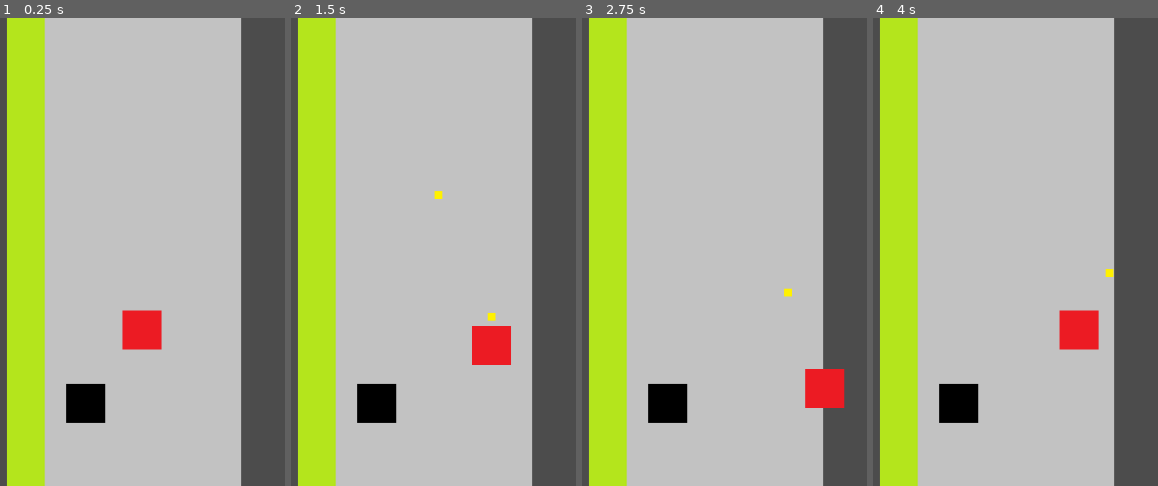
Above: before the commit, frames 1-4 (left to right).
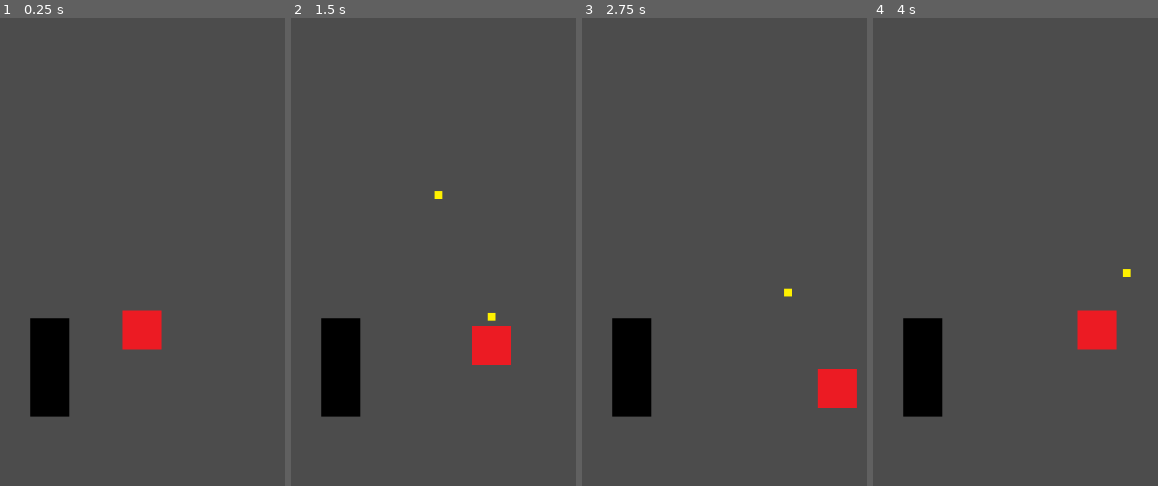
Above: after the commit, the same moments.

Repository: jschnei/ld42
Game: Godot game, scene res://Game.tscn
Same seed, same stepped clock (60 frames per second), same inputs: the game is played once before the commit and once after it. The project has no main scene, so this scene is started directly.
Inputs (mouse positions are in pixels of both pictures, inside the frame that each line leads up to):
- Up to frame 1 (0.25 s): no input
- Up to frame 2 (1.5 s): tap Enter at 0.5 s; move the mouse to (outside the picture) at 0.52 s; hold Right (ui_right) 0.53-1.28 s; tap Space (shoot) at 0.6, 1.35 s; click (outside the picture) at 0.67 s; move the mouse to (outside the picture) at 1.27 s; hold Down (ui_down) from 1.28 s (still down); click (outside the picture) at 1.42 s
- Up to frame 3 (2.75 s): move the mouse to (804, 149) at 2.02 s; release Down (ui_down) at 2.03 s; hold Right (ui_right) from 2.03 s (still down); tap Space (shoot) at 2.1 s; click (804, 149) at 2.17 s
- Up to frame 4 (4 s): move the mouse to (975, 345) at 2.77 s; release Right (ui_right) at 2.78 s; hold Up (ui_up) 2.78-3.53 s; tap Space (shoot) at 2.85, 3.6 s; click (975, 345) at 2.92 s; move the mouse to (outside the picture) at 3.52 s; hold Left (ui_left) from 3.53 s (still down); click (outside the picture) at 3.67 s

The runs differ from the first frame. In frame 1, 81% of the frame differs, in the area x 2-85%, y 0-100%; in frame 2, 81%; in frame 3, 82%, in the area x 2-97%, y 0-100%; in frame 4, 82%.

Commit message:
add inventory grid and cell (which are pretty much identical to items)

Diff:
--- a/Game.tscn
+++ b/Game.tscn
@@ -1,27 +1,17 @@
-[gd_scene load_steps=5 format=2]
+[gd_scene load_steps=4 format=2]
 
-[ext_resource path="res://Game.gd" type="Script" id=1]
-[ext_resource path="res://art/floor.png" type="Texture" id=2]
-[ext_resource path="res://Player.tscn" type="PackedScene" id=3]
-[ext_resource path="res://Wall.tscn" type="PackedScene" id=4]
+[ext_resource path="res://Player.tscn" type="PackedScene" id=1]
+[ext_resource path="res://Bullet.tscn" type="PackedScene" id=2]
+[ext_resource path="res://Wall.tscn" type="PackedScene" id=3]
 
 [node name="Game" type="Node2D"]
 
-script = ExtResource( 1 )
+[node name="Player" parent="." index="0" instance=ExtResource( 1 )]
 
-[node name="Floor" type="Sprite" parent="." index="0"]
+position = Vector2( 267.784, 191.547 )
+Bullet = ExtResource( 2 )
 
-position = Vector2( 266.489, 288.696 )
-texture = ExtResource( 2 )
-region_enabled = true
-region_rect = Rect2( 0, 0, 300, 100000 )
-_sections_unfolded = [ "Offset", "Region", "Transform" ]
+[node name="Wall" parent="." index="1" instance=ExtResource( 3 )]
 
-[node name="Player" parent="." index="1" instance=ExtResource( 3 )]
-
-position = Vector2( 289.067, 419.149 )
-
-[node name="Wall" parent="." index="2" instance=ExtResource( 4 )]
-
-position = Vector2( 216.951, 513.389 )
-_sections_unfolded = [ "Collision", "Transform" ]
+position = Vector2( 149.403, 239.521 )
+scale = Vector2( 1, 2.51086 )
--- a/Inventory.tscn
+++ b/Inventory.tscn
@@ -2,6 +2,6 @@
 
 [ext_resource path="res://Inventory.gd" type="Script" id=1]
 
-[node name="Inventory" type="Node2D" index="0"]
+[node name="Inventory" type="Node2D"]
 
 script = ExtResource( 1 )
--- /dev/null
+++ b/InventoryGrid.gd
@@ -0,0 +1,42 @@
+extends Node2D
+
+export (int) var CELL_SIZE
+export (int) var HEIGHT
+export (int) var WIDTH
+
+var inventory_cell = preload("res://InventoryGridCell.tscn")
+
+var grid_cells = []
+
+func _ready():
+	# Called when the node is added to the scene for the first time.
+	# Initialization here
+	for i in range(HEIGHT):
+		for j in range(WIDTH):
+			var new_cell = create_and_add_cell(i, j)
+			new_cell.connect("clicked_on", self, "_cell_clicked_on", [i, j])
+
+func create_and_add_cell(x, y):
+	var polygon = [Vector2(CELL_SIZE*x, CELL_SIZE*y),
+				   Vector2(CELL_SIZE*x, CELL_SIZE*y + CELL_SIZE),
+				   Vector2(CELL_SIZE*x + CELL_SIZE, CELL_SIZE*y + CELL_SIZE),
+				   Vector2(CELL_SIZE*x + CELL_SIZE, CELL_SIZE*y)]
+
+	# NOTE: this is just a hack to make grid borders clearer, we should get rid of this
+	for i in len(polygon):
+		polygon[i] += Vector2(x, y)
+
+	var new_cell = inventory_cell.instance()
+	new_cell.get_node("Polygon2D").polygon = polygon
+	new_cell.get_node("CollisionPolygon2D").polygon = polygon
+
+	add_child(new_cell)
+	return new_cell
+
+func _cell_clicked_on(i, j):
+	print("clicked on ", i, j)
+
+#func _process(delta):
+#	# Called every frame. Delta is time since last frame.
+#	# Update game logic here.
+#	pass
--- /dev/null
+++ b/InventoryGrid.tscn
@@ -0,0 +1,10 @@
+[gd_scene load_steps=2 format=2]
+
+[ext_resource path="res://InventoryGrid.gd" type="Script" id=1]
+
+[node name="InventoryGrid" type="Node2D" index="0"]
+
+script = ExtResource( 1 )
+CELL_SIZE = 100
+HEIGHT = 3
+WIDTH = 3
--- /dev/null
+++ b/InventoryGridCell.gd
@@ -0,0 +1,21 @@
+extends Area2D
+
+# class member variables go here, for example:
+# var a = 2
+# var b = "textvar"
+signal clicked_on
+
+func _ready():
+	# Called when the node is added to the scene for the first time.
+	# Initialization here
+	pass
+
+func _process(delta):
+	#if Input.is_action_just_pressed("ui_left_click"):
+	#	print('hello')
+	pass
+
+func _input_event(viewport, event, shape_idx):
+	if event is InputEventMouseButton and event.is_pressed():
+		if event.button_index == BUTTON_LEFT:
+			emit_signal('clicked_on')
--- /dev/null
+++ b/InventoryGridCell.tscn
@@ -0,0 +1,34 @@
+[gd_scene load_steps=2 format=2]
+
+[ext_resource path="res://InventoryGridCell.gd" type="Script" id=1]
+
+[node name="InventoryGridCell" type="Area2D"]
+
+input_pickable = true
+gravity_vec = Vector2( 0, 1 )
+gravity = 98.0
+linear_damp = 0.1
+angular_damp = 1.0
+audio_bus_override = false
+audio_bus_name = "Master"
+script = ExtResource( 1 )
+
+[node name="CollisionPolygon2D" type="CollisionPolygon2D" parent="." index="0"]
+
+build_mode = 0
+polygon = PoolVector2Array( -155.361, -112, 186.639, -54, 122.639, 196, -235.361, 100 )
+
+[node name="Polygon2D" type="Polygon2D" parent="." index="1"]
+
+polygon = PoolVector2Array(  )
+uv = PoolVector2Array(  )
+color = Color( 0.871094, 0.196699, 0.196699, 1 )
+vertex_colors = PoolColorArray(  )
+offset = Vector2( 0, 0 )
+antialiased = false
+texture = null
+texture_offset = Vector2( 0, 0 )
+texture_scale = Vector2( 1, 1 )
+texture_rotation_degrees = 0.0
+invert_enable = false
+invert_border = 100.0
